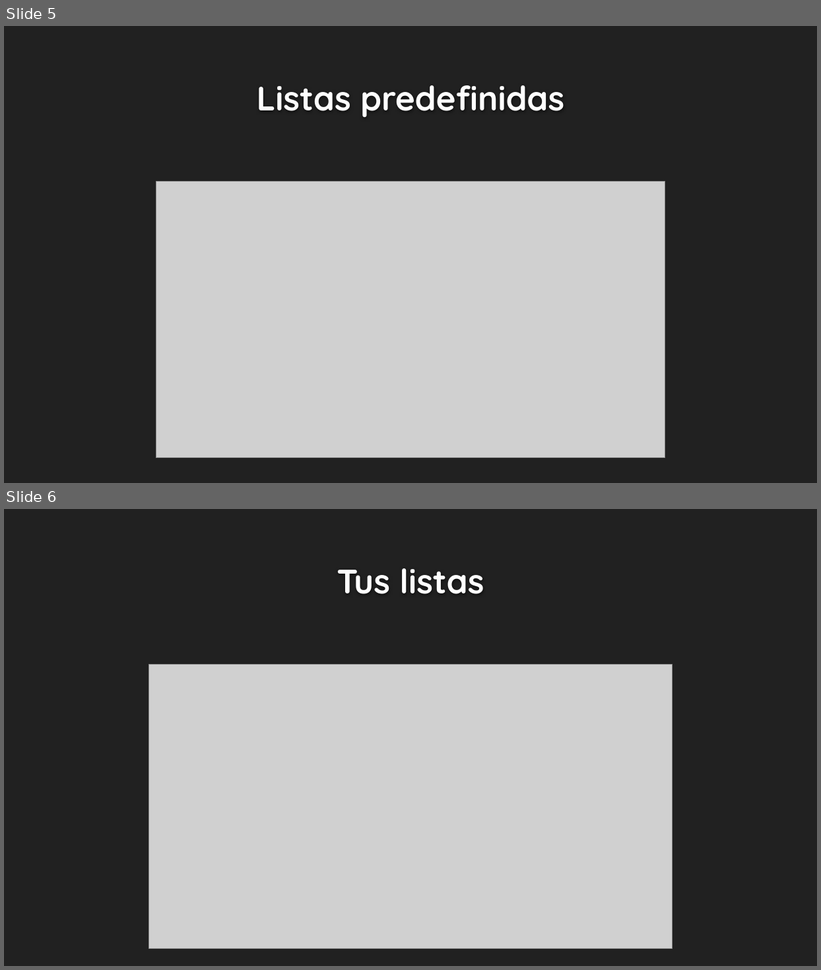
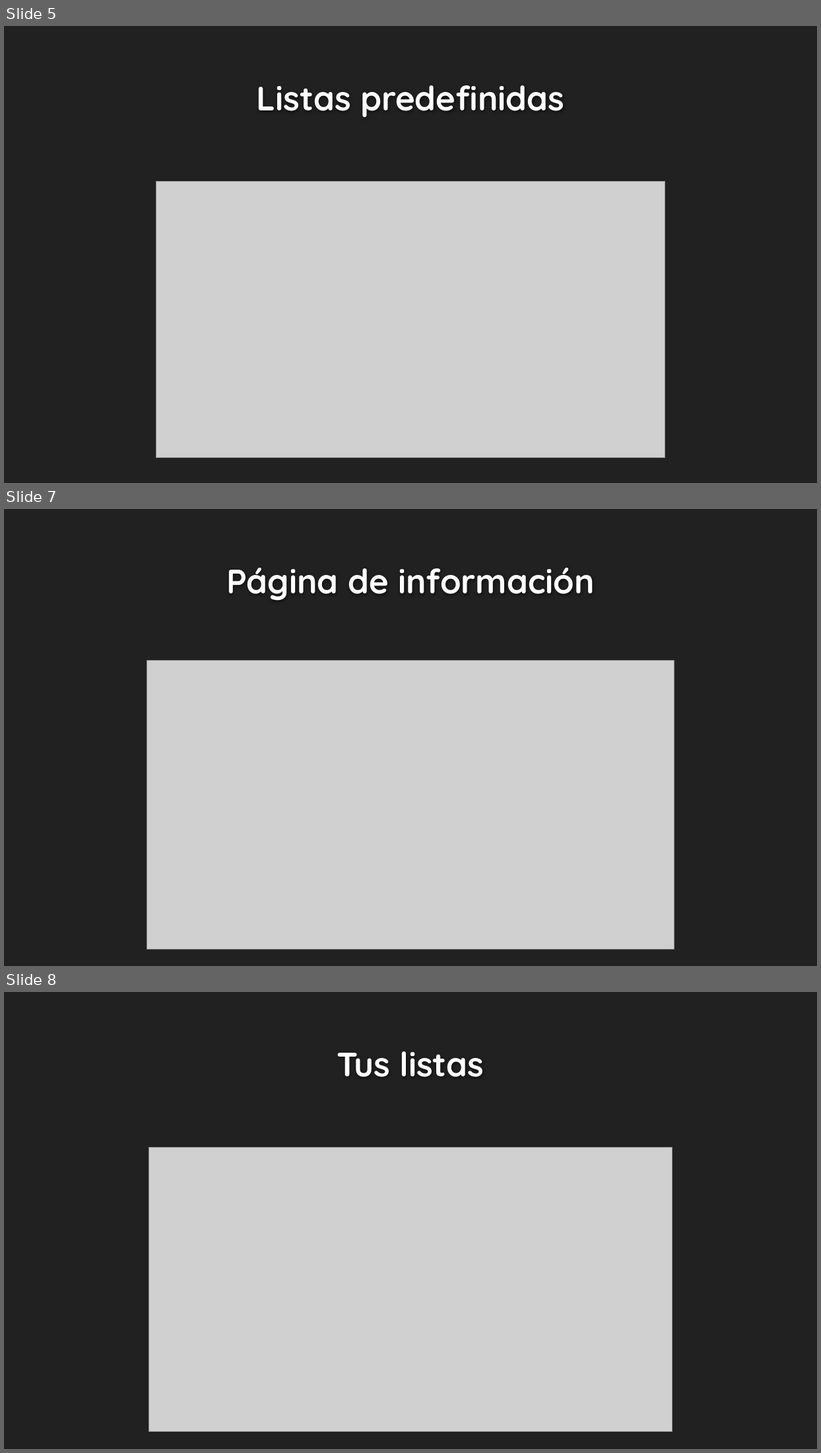
Before and after one commit to jaimesvlucas/repositorioSanchez, a slide deck: presentacionSanchez.pptx. Shown one above the other, each under a label of ours: slides 5 and 6 before the commit, slides 5, 7 and 8 after it; the slides between them are not shown. The pictures are 821x970 and 821x1453 pixels, drawn with LibreOffice and Linux fonts; fonts in the diff are those of the drawing; grey boxes stand for pictures; background and template pictures are left out. Boxes give left, top, right and bottom in pixels: in the first picture for what was removed or moved away, otherwise in the second. Text is boxed around its words. In the diff, an @@ line names an element or a change of style, - is before the commit and + after.

```diff
--- a/presentacionSanchez.pptx
+++ b/presentacionSanchez.pptx
@@ slide 7 added at (x1=4, y1=509, x2=817, y2=966), background #212121 @@
@@ title added at (x1=226, y1=568, x2=595, y2=601), 40 pt, text #FEFEFE, bold @@
+Página de información
@@ picture added at (x1=147, y1=661, x2=675, y2=950) @@
@@ what was slide 6 is now slide 8 @@
```
Also in this commit, not shown: 1 other slide added, 1 other file.
